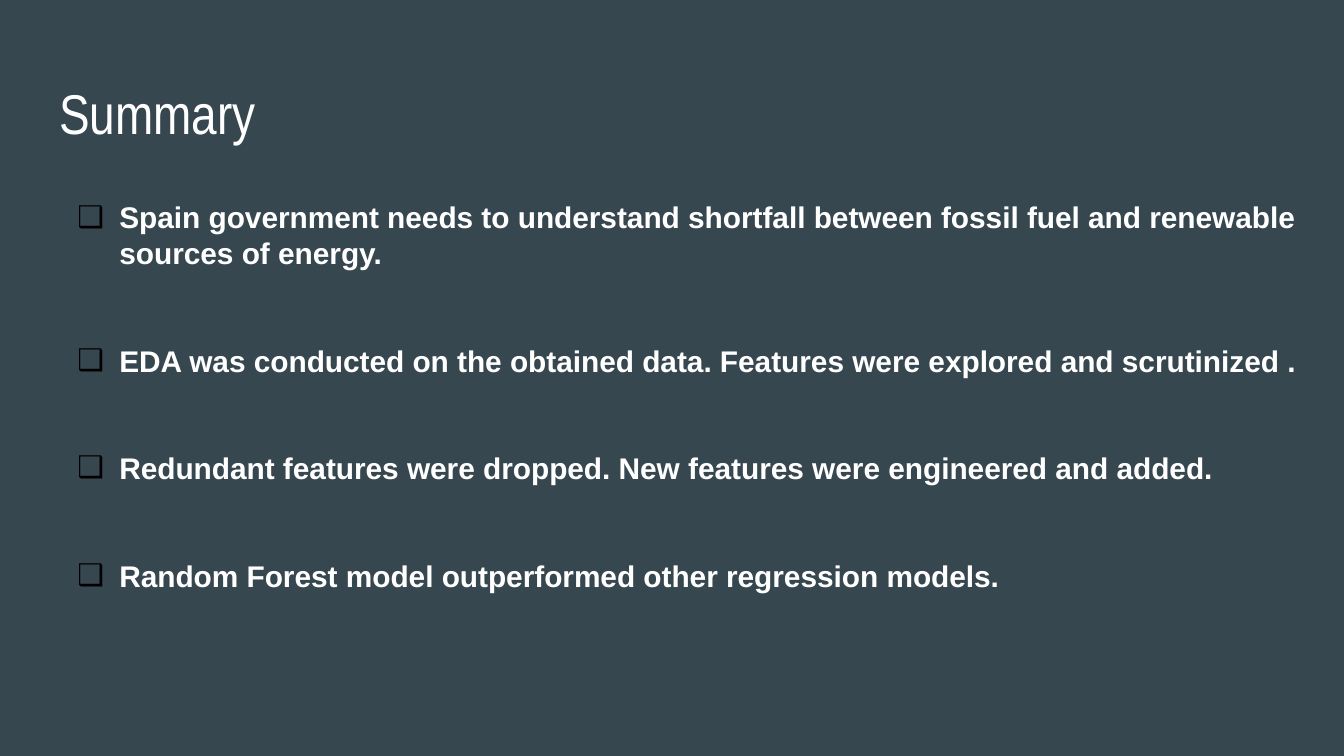
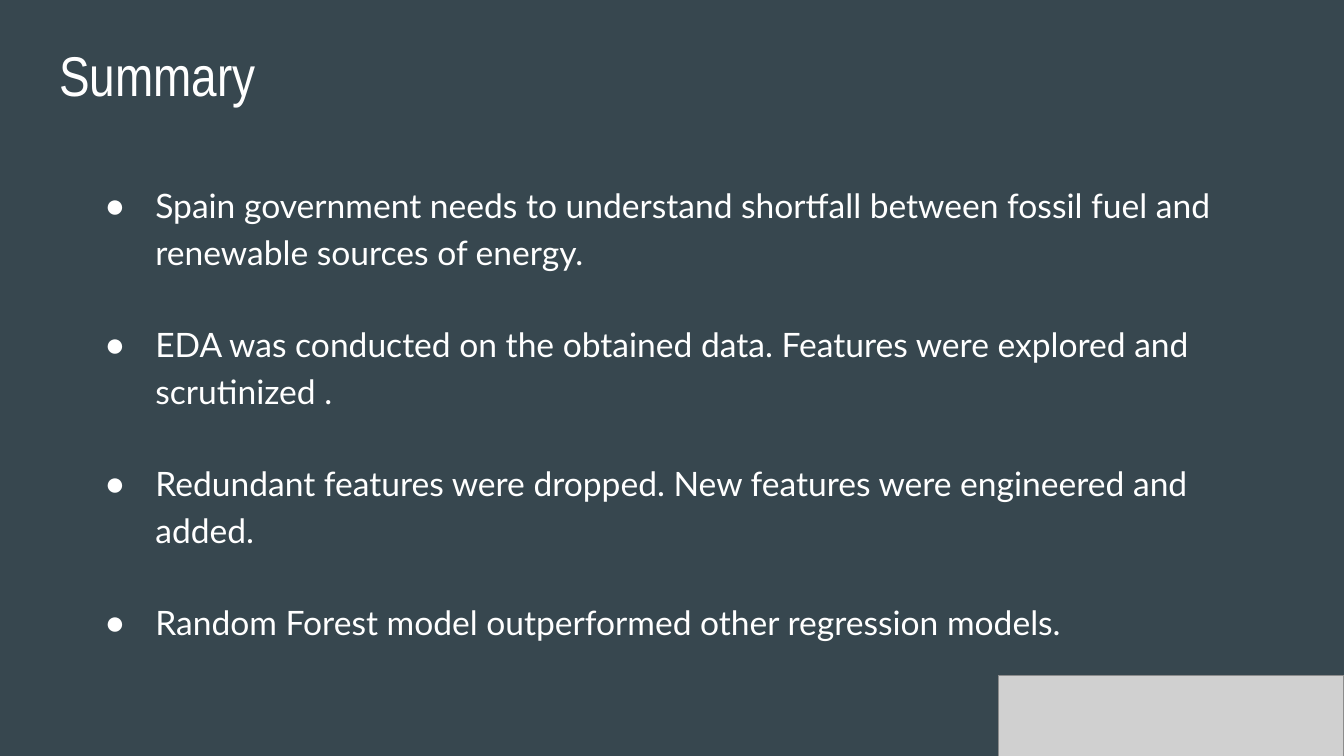
Before and after one commit to PETER630-MAX/Spain-Electricity-Shortfall-Challenge-2022, a slide deck: slide 19 of NM3 ENERGIES Presentation Slides.pptx. Drawn at 1344x756 pixels with LibreOffice and Linux fonts; fonts in the diff are those of the drawing; grey boxes stand for pictures. Boxes give left, top, right and bottom in pixels: in the first picture for what was removed or moved away, otherwise in the second. Text is boxed around its words. In the diff, an @@ line names an element or a change of style, - is before the commit and + after.

```diff
--- a/NM3 ENERGIES Presentation Slides.pptx
+++ b/NM3 ENERGIES Presentation Slides.pptx
@@ title "Summary": place and size @@
-title "Summary" at <box>59,95,255,144</box>
+title "Summary" at <box>59,57,255,106</box>
@@ text "Spain government needs to understand ...": place and size @@
-text "Spain government needs to understand ..." at <box>119,206,1295,592</box>
+text "Spain government needs to understand ..." at <box>155,193,1210,641</box>
@@ text "Spain government needs to understand ..." at <box>155,193,1210,641</box>: size 16 to 18 pt, font Arial to Lato, bold off; bullet ❑ to ●; line spacing 1 to 1.15; bullet colour #000000 to #FFFFFF @@
@@ picture added at <box>999,676,1344,756</box> @@
```
Also in this commit, not shown: 4 other slides changed, 3 slides added, 3 slides removed.
